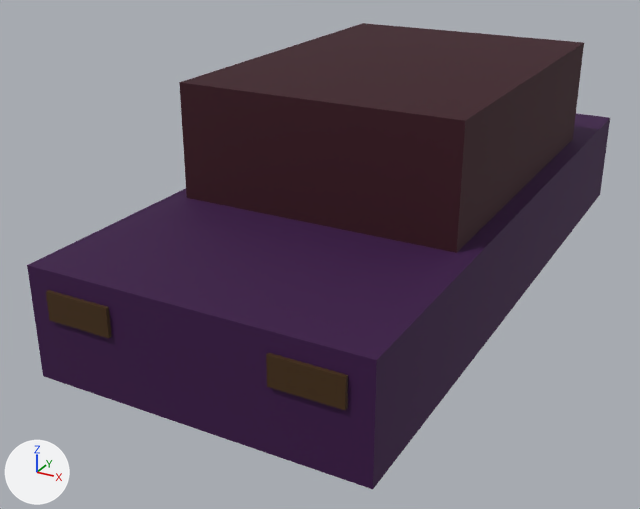
Renders of the glTF model public/assets/vehicles/car_b.glb from each side of a commit.
Both versions are drawn from a 50 mm lens placed at (2.11, -4.65, 2.51), pointed at (-0.26, -0.33, 0.35). The lights are fixed; the arrows at lower left show +X, +Y and +Z. The first picture is the older version. Vertices at exactly the same position are counted once.

The first picture shows 'car_b'.
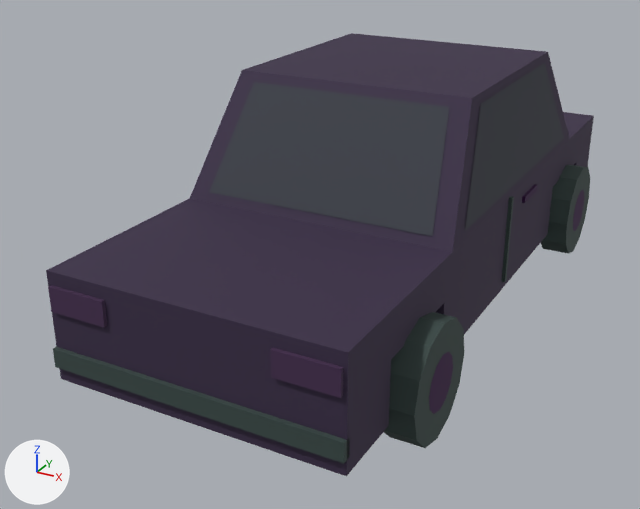
Where the change shows, as pixel boxes (x1, y1, x2, y2) in the pictures (640 x 509 px):
'car_b', reshaped, moved
    before: (27, 23, 610, 489)
    after: (46, 33, 594, 476)
part 1 of me_car_b, added
    after: (435, 187, 553, 334)
part 2 of me_car_b, added
    after: (522, 184, 538, 203)
part 3 of me_car_b, added
    after: (501, 196, 514, 282)
part 4 of me_car_b, added
    after: (53, 347, 350, 463)
part 5 of me_car_b, added (purple)
    after: (48, 285, 107, 328)
part 6 of me_car_b, added (purple)
    after: (270, 347, 343, 398)
part 7 of me_car_b, rebuilt
    before: (27, 114, 610, 489)
    after: (46, 112, 594, 476)
part 8 of me_car_b, rebuilt (6% narrower)
    before: (179, 23, 584, 253)
    after: (190, 33, 570, 252)
part 9 of me_car_b, deleted (brown)
    before: (266, 353, 348, 410)
part 10 of me_car_b, deleted (brown)
    before: (46, 290, 112, 338)
part 11 of me_car_b, added
    after: (209, 63, 590, 448)

The edits, one by one:
me_car_b is used by ob_car_b; location (0.0, 0.0, 0.825); scale (2.02, 2.02, 2.02).
me_car_b had 48 vertices, 62 faces and spanned x -0.45..0.45, y -1.0..1.0, z -0.31..0.31.
me_car_b now has 276 vertices, 362 faces and spans x -0.45..0.45, y -1.0..1.0, z -0.36..0.36.
me_car_b part 1: a new loose piece, a box spanning x -0.39..0.39, y -0.48..0.48, z -0.25..-0.08, in mat_m_facade.
me_car_b part 2: a new loose piece, a box spanning x 0.382..0.394, y 0.123..0.247, z -0.022..-0.002, in mat_m_facade.
me_car_b part 3: a new loose piece, a box spanning x 0.381..0.396, y -0.015..0.0, z -0.22..0.037, in mat_m_facade.
me_car_b part 4: a new loose piece, a box spanning x -0.385..0.385, y -1.0..-0.975, z -0.21..-0.161, in mat_m_facade.
me_car_b part 5: a new loose piece, a box spanning x -0.3753..-0.2173, y -0.9976..-0.9877, z -0.0618..0.0024, in mat_m_facade.
me_car_b part 6: a new loose piece, a box spanning x 0.2173..0.3753, y -0.9976..-0.9877, z -0.0618..0.0024, in mat_m_facade.
me_car_b part 7: the loose piece of 8 vertices spanning x -0.45..0.45, y -0.99..0.99, z -0.31..-0.01 is rebuilt with 20 vertices and now spans x -0.39..0.39, y -0.99..0.99, z -0.25..0.04.
me_car_b part 8: the loose piece of 8 vertices spanning x -0.4..0.4, y -0.45..0.64, z -0.01..0.31 is rebuilt with 8 vertices and now spans x -0.39..0.39, y -0.44..0.64, z 0.04..0.36.
me_car_b part 9: the loose piece of 8 vertices spanning x 0.21..0.39, y -1.0..-0.99, z -0.14..-0.06 is deleted.
me_car_b part 10: the loose piece of 8 vertices spanning x -0.39..-0.21, y -1.0..-0.99, z -0.14..-0.06 is deleted.
Part 11, on me_car_b:
112 vertices are added at x -0.45..0.45, y -0.79..0.79, z -0.36..0.33.
48 new vertices lie (0.08, 0.0, 0.0) away from vertices in x -0.44..0.36, y -0.79..0.79, z -0.36..-0.05.
184 new faces join them.
Other edits to the shape of me_car_b do not show in these pictures.
Object 'car_b' (ob_car_b) moves from (0.0, 0.0, 0.825) to (0.0, 0.0, 0.725).
